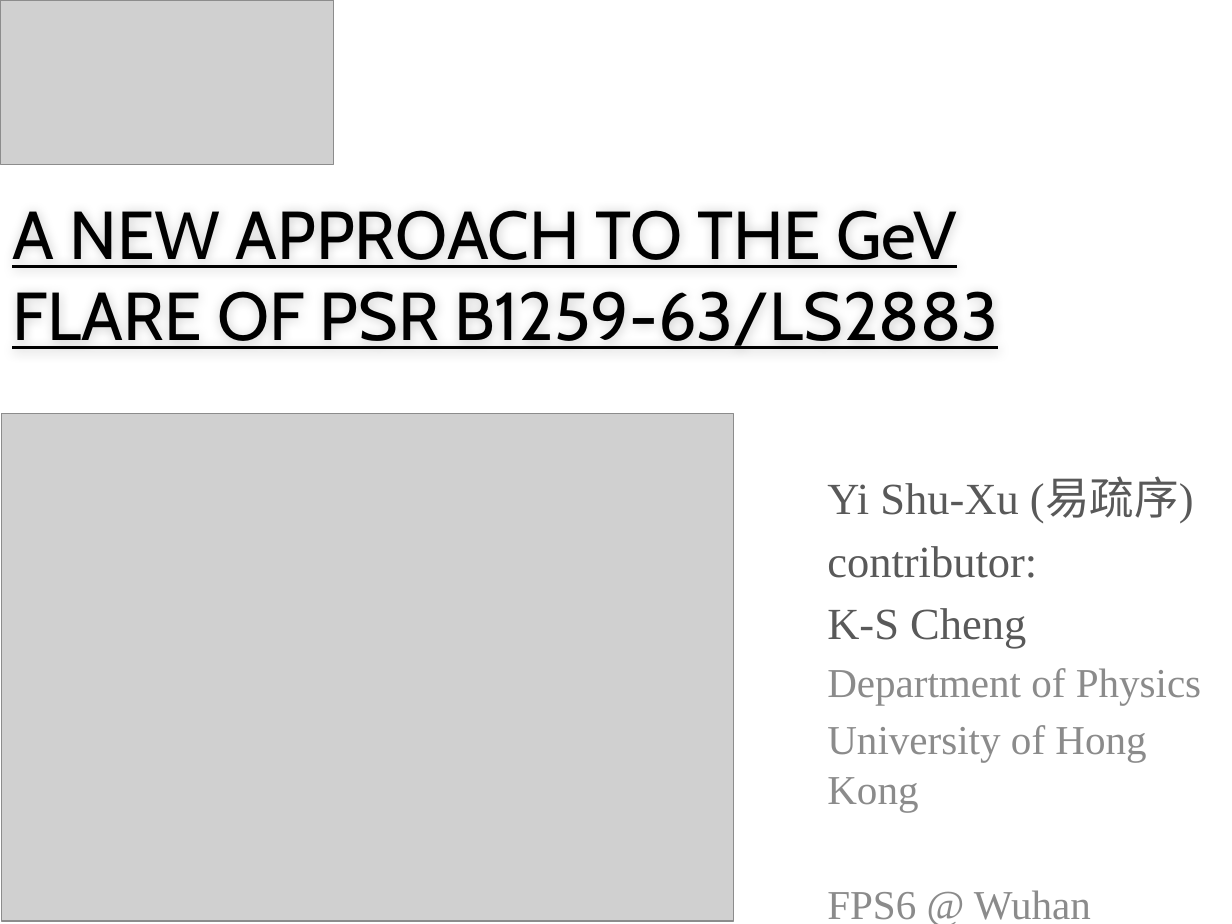
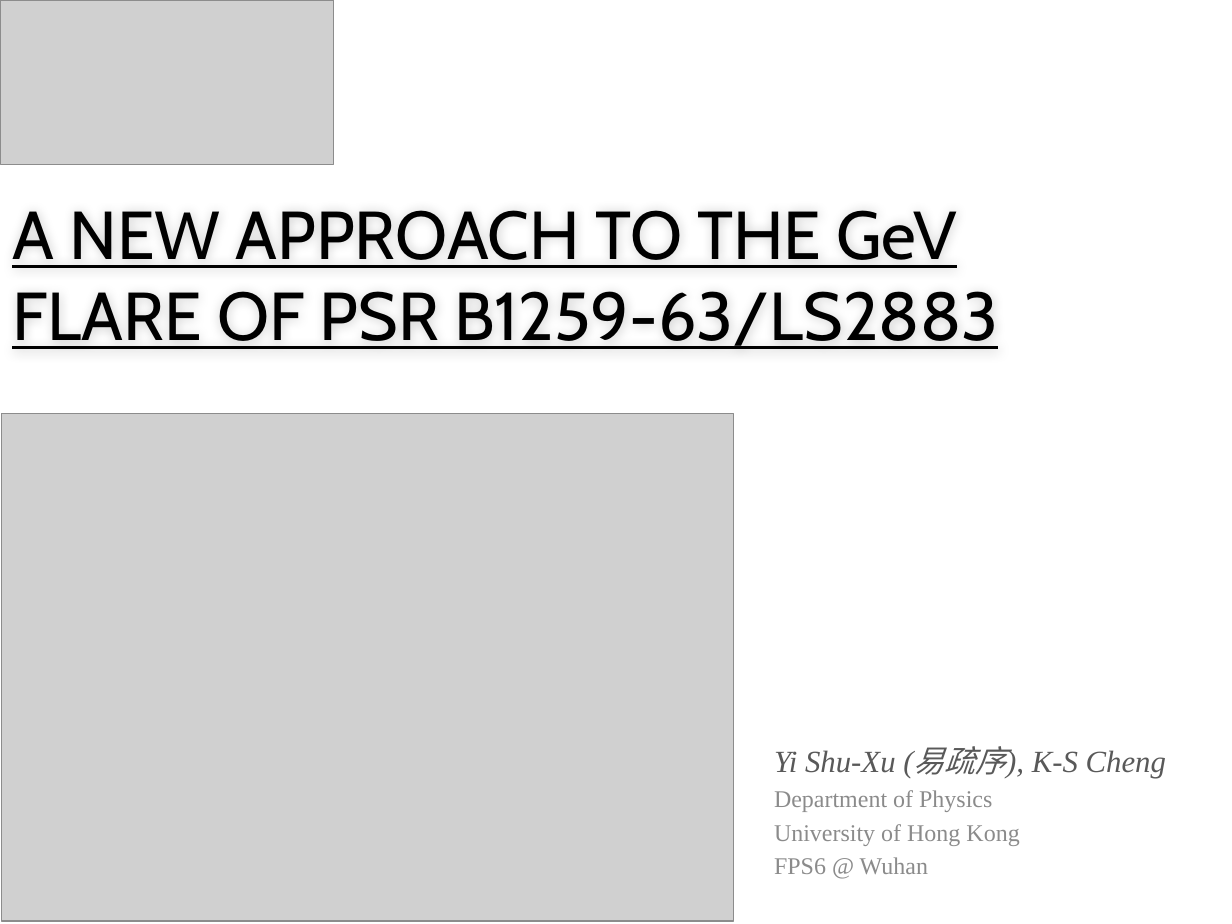
Before and after one commit to ShuxuYi/shuxuyi.github.io, a slide deck: slide 1 of lectures/FPSWUhan.pptx. Drawn at 1232x924 pixels with LibreOffice and Linux fonts; fonts in the diff are those of the drawing; grey boxes stand for pictures; background and template pictures are left out. Boxes give left, top, right and bottom in pixels: in the first picture for what was removed or moved away, otherwise in the second. Text is boxed around its words. In the diff, an @@ line names an element or a change of style, - is before the commit and + after.

```diff
--- a/lectures/FPSWUhan.pptx
+++ b/lectures/FPSWUhan.pptx
@@ subtitle "Yi Shu-Xu (易疏序), K-S Cheng": place and size @@
-subtitle "Yi Shu-Xu (易疏序), K-S Cheng" at [827,479,1201,920]
+subtitle "Yi Shu-Xu (易疏序), K-S Cheng" at [774,746,1166,874]
@@ subtitle at [774,746,1166,778]: text changed; size 26 to 18 pt; italic on @@
-Yi Shu-Xu (易疏序)
-contributor:
-K-S Cheng
+Yi Shu-Xu (易疏序), K-S Cheng
@@ subtitle at [774,790,1019,874]: size 24 to 14 pt in "Department of Physics", "University of Hong Kong", "FPS6 @ Wuhan"; less space between paragraphs @@
```
Also in this commit, not shown: 18 other slides changed, 1 slide removed, 1 other file.
